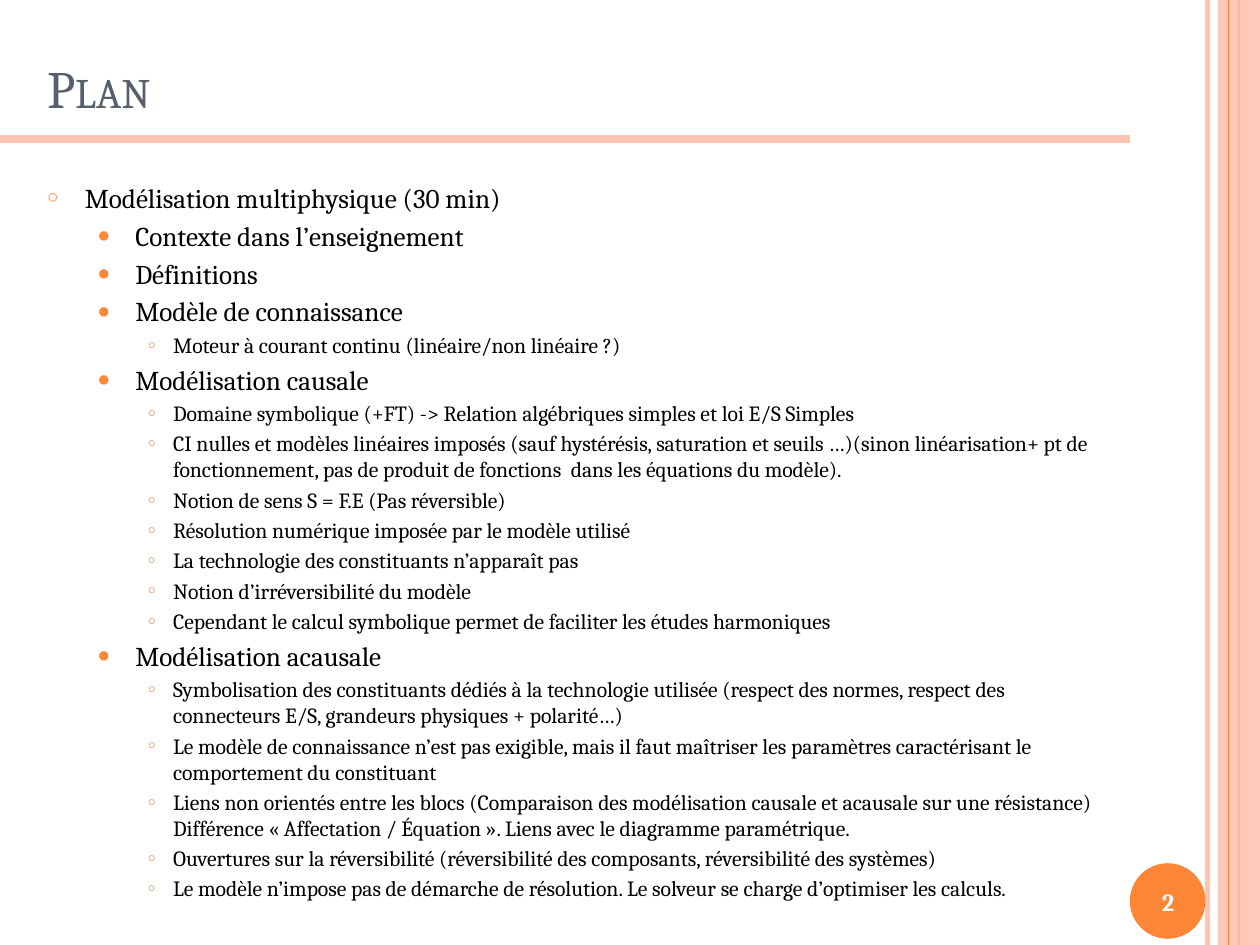
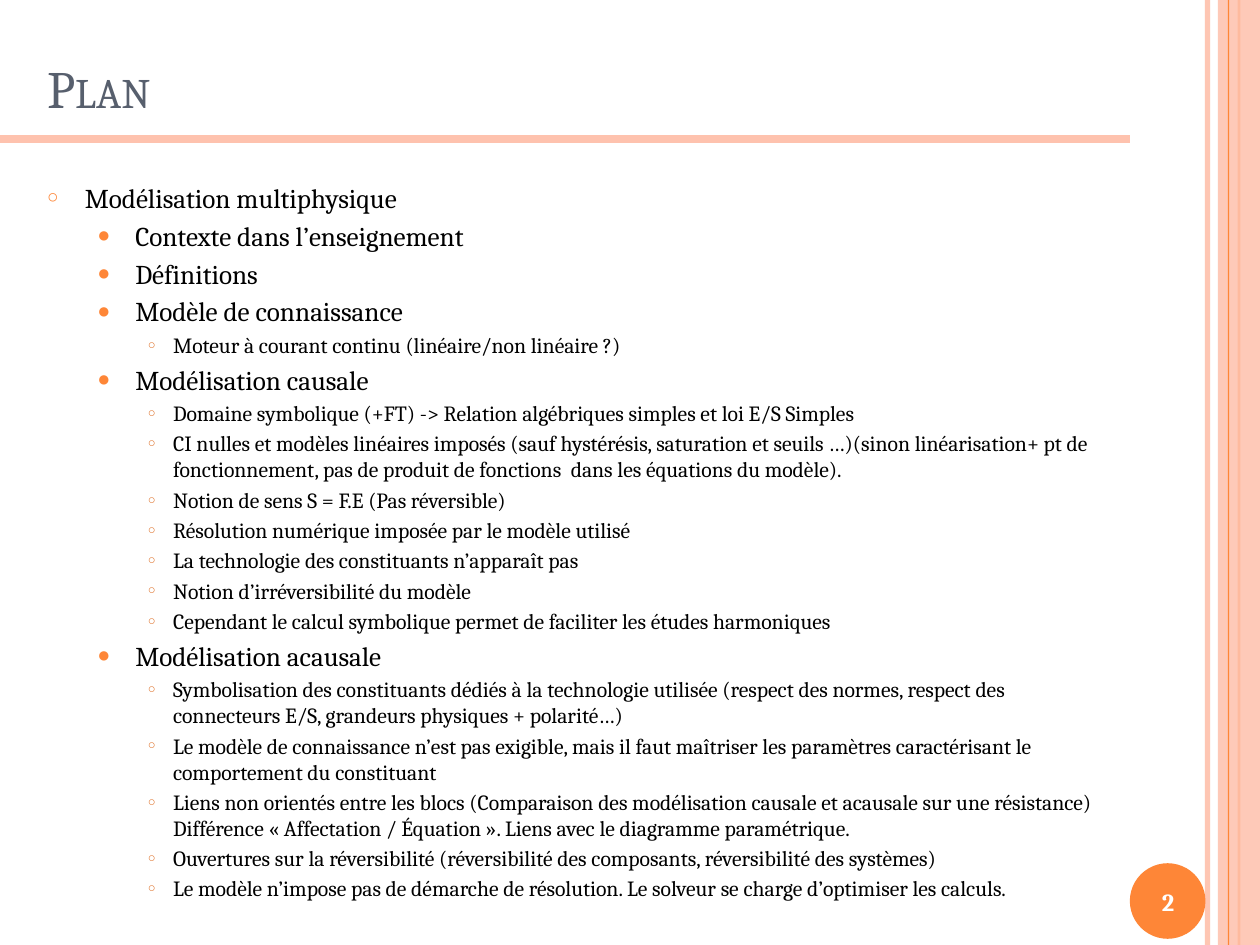
Before and after one commit to xpessoles/Formations, a slide deck: slide 2 of ModelisationMultiphysique/ModelisationMultiphysique.pptx. Drawn at 1260x945 pixels with LibreOffice and Linux fonts; fonts in the diff are those of the drawing. Boxes give left, top, right and bottom in pixels: in the first picture for what was removed or moved away, otherwise in the second. Text is boxed around its words. In the diff, an @@ line names an element or a change of style, - is before the commit and + after.

```diff
--- a/ModelisationMultiphysique/ModelisationMultiphysique.pptx
+++ b/ModelisationMultiphysique/ModelisationMultiphysique.pptx
@@ text at <box>85,189,396,214</box>: text changed @@
-○ Modélisation multiphysique (30 min)
+○ Modélisation multiphysique
```
Also in this commit, not shown: 1 other slide changed, 4 slides added, 1 other file.
